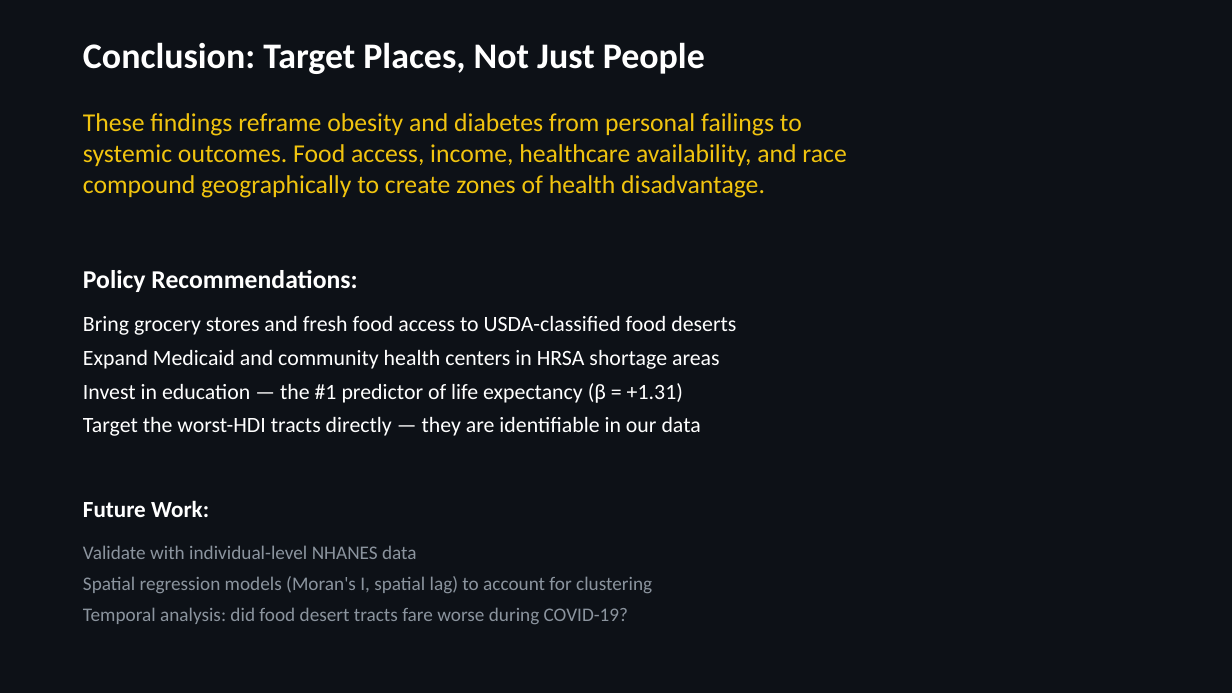
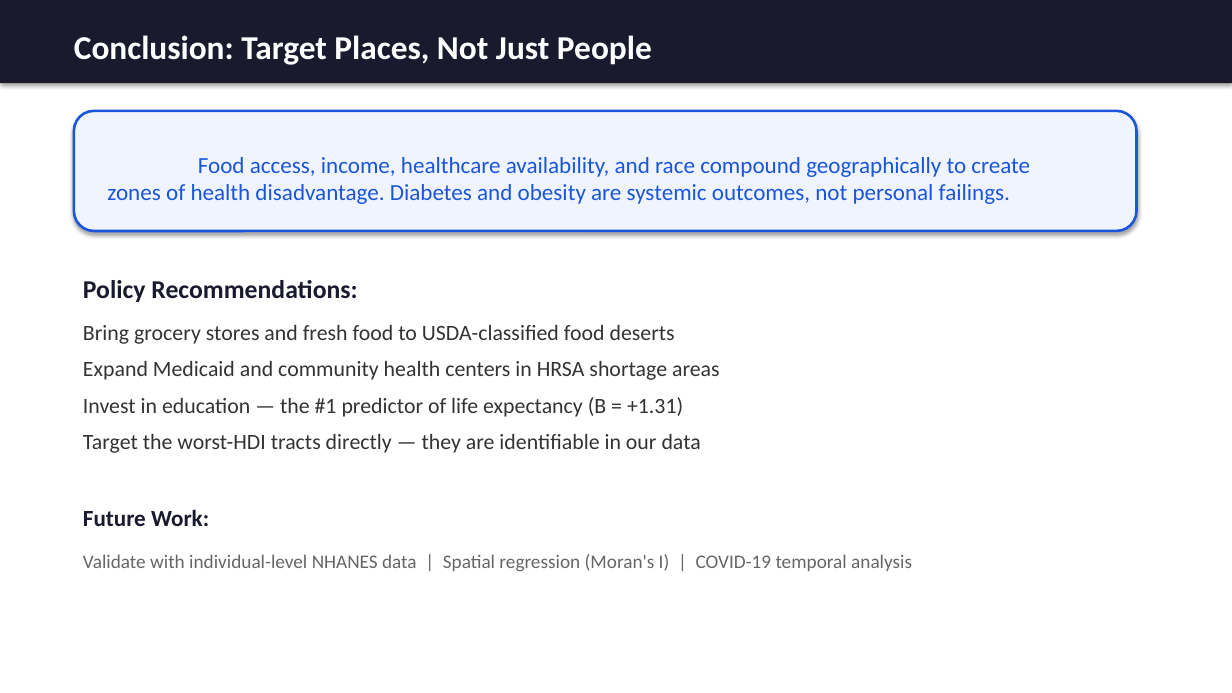
Before and after one commit to jimbo111/datathon-kims, a slide deck: slide 12 of submissions/2kim_health_slides.pptx. Drawn at 1232x693 pixels with LibreOffice and Linux fonts; fonts in the diff are those of the drawing. Boxes give left, top, right and bottom in pixels: in the first picture for what was removed or moved away, otherwise in the second. Text is boxed around its words. In the diff, an @@ line names an element or a change of style, - is before the commit and + after.

Commit message:
Update research question, sub-questions, and bright white slide theme

```diff
--- a/submissions/2kim_health_slides.pptx
+++ b/submissions/2kim_health_slides.pptx
@@ background #0D1117 to #FFFFFF @@
@@ rectangle "Conclusion: Target Places, Not Just ...": place and size @@
-rectangle "Conclusion: Target Places, Not Just ..." at <box>83,42,705,74</box>
+rectangle "Conclusion: Target Places, Not Just ..." at <box>0,0,1232,83</box>
@@ rectangle "Conclusion: Target Places, Not Just ..." at <box>0,0,1232,83</box>: size 28 to 26 pt; vertical alignment top to middle; fill none to #1A1A2E; shadow on @@
@@ rounded rectangle "Food access, income, healthcare availability, ...": place and size @@
-rounded rectangle "Food access, income, healthcare availability, ..." at <box>83,113,846,198</box>
+rounded rectangle "Food access, income, healthcare availability, ..." at <box>74,111,1137,231</box>
@@ rounded rectangle "Food access, income, healthcare availability, ..." at <box>74,111,1137,231</box>: vertical alignment top to middle; fill none to #F0F4FF; outline none to #1A56DB 2 pt; shadow on @@
@@ text in rounded rectangle at <box>107,157,1030,204</box>: text changed; size 20 to 18 pt; text colour #F1C40F to #1A56DB @@
-These findings reframe obesity and diabetes from personal failings to
-systemic outcomes. Food access, income, healthcare availability, and race
-compound geographically to create zones of health disadvantage.
+Food access, income, healthcare availability, and race compound geographically to create
+zones of health disadvantage. Diabetes and obesity are systemic outcomes, not personal failings.
@@ text "Policy Recommendations:" at <box>83,280,357,302</box>: text colour #FFFFFF to #1A1A2E @@
@@ 3 texts: place and size @@
-3 texts at <box>83,270,736,517</box>
+3 texts at <box>83,280,720,526</box>
@@ text at <box>83,325,675,344</box>: text changed; text colour #FFFFFF to #333333 @@
-Bring grocery stores and fresh food access to USDA-classified food deserts
+Bring grocery stores and fresh food to USDA-classified food deserts
@@ text at <box>83,361,720,453</box>: text colour #FFFFFF to #333333 in "Expand Medicaid and community health centers in ...", "Target the worst-HDI tracts directly — they ..."; more space between paragraphs @@
@@ text at <box>83,397,683,417</box>: text changed; text colour #FFFFFF to #333333 @@
-Invest in education — the #1 predictor of life expectancy (β = +1.31)
+Invest in education — the #1 predictor of life expectancy (B = +1.31)
@@ text "Future Work:" at <box>83,509,209,526</box>: text colour #FFFFFF to #1A1A2E @@
@@ text at <box>83,554,912,572</box>: text changed; text colour #8B949E to #666666 @@
-Validate with individual-level NHANES data
-Spatial regression models (Moran's I, spatial lag) to account for clustering
-Temporal analysis: did food desert tracts fare worse during COVID-19?
+Validate with individual-level NHANES data | Spatial regression (Moran's I) | COVID-19 temporal analysis
```
Also in this commit, not shown: 11 other slides changed, 1 slide added, 1 slide removed, 1 other file.
